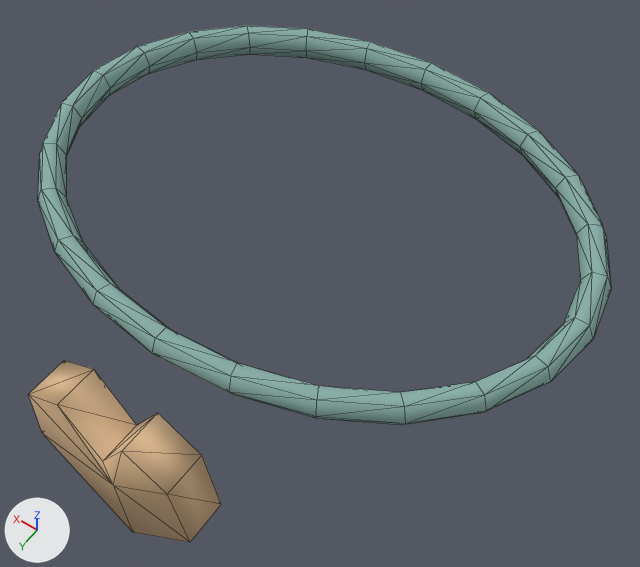
The glTF model public/assets/island/characters/wear/necklace_heart.glb, before and after one commit.
Camera for both pictures: a camera (50 mm lens) standing at (-0.254, 0.345, 1.521) and looking at (-0.012, 0.007, 0.989). Arrows for +X, +Y and +Z are at lower left; the lights stay in place. The picture after the commit comes second. Mesh edges are drawn as thin lines.

The scene before the commit, as lines of its bpy script (objects in view):
```python
me_mesh_0 = bpy.data.meshes.new('Mesh_0')
me_mesh_0.from_pydata(...)  # 162 vertices, 320 faces; spans x -0.211..0.211, y -0.163..0.219, z 0.914..1.085
# faces by material slot: [288, 32]
me_mesh_0.materials.append(mat_main)
me_mesh_0.materials.append(mat_accent)
ob_bakedf1 = bpy.data.objects.new('BakedF1', me_mesh_0)
ob_bakedf1.location = (0.0, 0.0, 0.0)
```
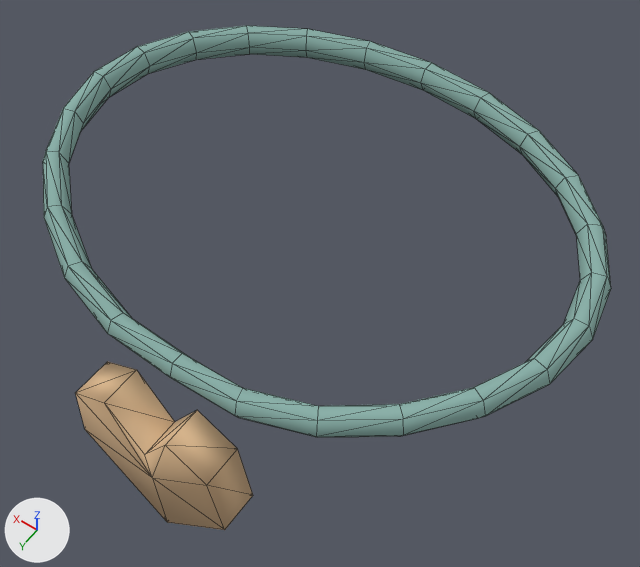
Boxes (x1, y1, x2, y2) around the edits, measured in the pictures (640 x 567 px; the box of a moved part takes in the faces that stretch with it):
'BakedF1', reshaped
    before: (28, 26, 611, 542)
    after: (43, 26, 611, 530)
part 1 of me_mesh_0, moved or reshaped
    before: (28, 360, 221, 542)
    after: (76, 362, 253, 530)
part 2 of me_mesh_0, moved or reshaped
    before: (38, 47, 593, 425)
    after: (43, 47, 593, 437)

The edits, one by one:
me_mesh_0 is used by ob_bakedf1; location (0.0, 0.0, 0.0).
me_mesh_0 had 162 vertices, 320 faces and spanned x -0.211..0.211, y -0.163..0.219, z 0.914..1.085.
me_mesh_0 now has 162 vertices, 320 faces and spans x -0.211..0.211, y -0.163..0.19, z 0.876..1.085.
me_mesh_0 part 1: the loose piece of 18 vertices spanning x -0.065..0.065, y 0.189..0.219, z 0.914..1.066 is moved by (0.0, -0.029, -0.038).
Part 2, on me_mesh_0:
6 vertices in x 0.191..0.211, y 0.0, z 1.065..1.085 move by (0.0, 0.0, -0.001).
6 vertices in x -0.178..0.204, y 0.037..0.079, z 1.075..1.085 move by (0.0, 0.0, -0.005).
6 vertices in x -0.183..0.199, y 0.039..0.082, z 1.065..1.075 move by (0.0, 0.0, -0.006).
4 vertices in x 0.165..0.183, y 0.072..0.082, z 1.075..1.085 move by (0.0, 0.0, -0.008).
4 vertices in x 0.135..0.149, y 0.102..0.115, z 1.075..1.085 move by (0.0, 0.0, -0.017).
4 vertices in x 0.096..0.105, y 0.125..0.141, z 1.065..1.075 move by (0.0, 0.0, -0.027).
42 vertices move from x -0.204..0.178, y 0.037..0.163, z 1.065..1.085 to x -0.204..0.178, y 0.037..0.155, z 1.027..1.083.
